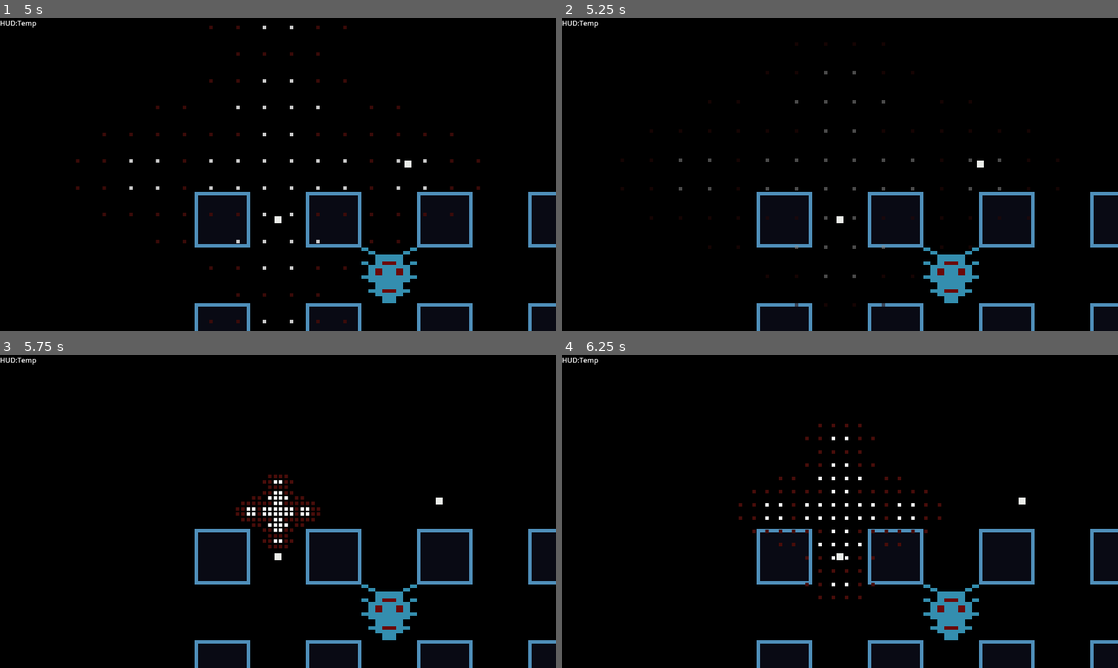
Above: before the commit, frames 1-4 (two rows, left to right).
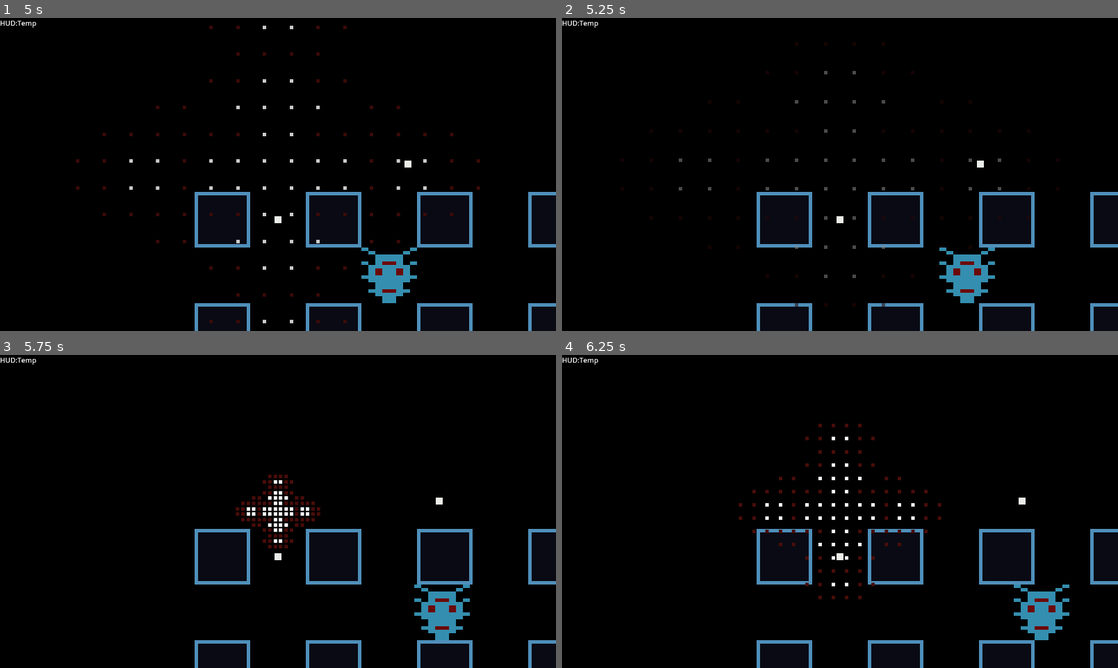
Above: after the commit, the same moments.

Repository: shoggoth/Crossfire
Game: Godot game, scene res://scene/world.tscn
The game is run twice, just before and just after one commit, with the same random seed, the same clock (stepped at 60 frames per second) and the same inputs. The project has no main scene, so this scene is started directly.
Inputs:
- Up to frame 1 (5 s): tap Enter (fire) at 0.5, 1.55, 2.85, 4.35 s; hold D (right) 0.53-1.28 s; hold Enter (fire) 0.53-1.28 s; hold S (down) 1.28-2.03 s; tap Shift (bomb) at 1.35, 3.6 s; hold D (right) 2.03-2.78 s; hold Enter (fire) 2.03-2.78 s; hold W (up) 2.78-3.53 s; hold Enter (fire) 3.53-4.28 s; hold A (left) from 3.53 s (still down)
- Up to frame 2 (5.25 s): release A (left) at 5.03 s; hold S (down) from 5.03 s (still down); hold Enter (fire) from 5.03 s (still down)
- Up to frame 3 (5.75 s): keep holding S (down); keep holding Enter (fire)
- Up to frame 4 (6.25 s): release S (down) at 5.78 s; release Enter (fire) at 5.78 s; hold D (right) from 5.78 s (still down); tap Shift (bomb) at 5.85 s; tap Enter (fire) at 6.05 s

Frame 1 is identical in both runs. In frame 2, 1.1% of the frame differs, in the area x 65-78%, y 73-92%; in frame 3, 2.0%; in frame 4, 2.0%, in the area x 65-92%, y 73-92%.

Commit message:
Enemy moves randomly

Diff:
--- a/scene/enemy.gd
+++ b/scene/enemy.gd
@@ -1,6 +1,5 @@
 class_name Enemy extends CharacterBody2D
 
 
-
 func _on_health_component_health_changed(health):
-	$StateMachine.enter_state_named("Explode")
+	if health == 0: $StateMachine.enter_state_named("Explode")
--- a/scene/enemy.tscn
+++ b/scene/enemy.tscn
@@ -6,6 +6,7 @@
 [ext_resource type="Shader" path="res://shader/explode.gdshader" id="2_jww0j"]
 [ext_resource type="Script" path="res://src/component/health.gd" id="3_1extx"]
 [ext_resource type="Script" path="res://src/state/state_machine.gd" id="6_6fphs"]
+[ext_resource type="Script" path="res://src/component/grid_move.gd" id="6_cugao"]
 [ext_resource type="AudioStream" uid="uid://bdssfhu5dlqm5" path="res://sound/Explode.wav" id="7_ai7yh"]
 
 [sub_resource type="ShaderMaterial" id="ShaderMaterial_fn5vs"]
@@ -24,11 +25,8 @@
 script/source = "extends State
 
 
-@onready var tm = get_meta(\"temp_meta\")
-
-func enter_from(_state: State, _params: Dictionary) -> bool:
-	change_state(\"Move\", {\"player\" : get_meta(\"parent_node\") })
-	return true
+func _on_timer_timeout():
+	change_state(\"Move\", {\"enemy\" : get_meta(\"parent_node\") })
 "
 
 [sub_resource type="GDScript" id="GDScript_vfjmb"]
@@ -47,7 +45,8 @@
 
 
 func _physics_process(_delta):
-	move_component.move(enemy, Vector2.DOWN)
+	var random_vec = Vector2([-1, 0, 1].pick_random(), [-1, 0, 1, 0].pick_random())
+	move_component.move(enemy, random_vec)
 "
 
 [sub_resource type="GDScript" id="GDScript_6sp8q"]
@@ -57,18 +56,18 @@
 
 @export var weapon_component: WeaponComponent
 
-var player: Player
-
-
-func enter_from(_state: State, params: Dictionary) -> bool:
-	player = params[\"player\"] as Player
-	return player != null # TODO: Look at this and in the Player
+var enemy: Enemy
+
+
+func enter_from(state: State, params: Dictionary) -> bool:
+	enemy = params[\"enemy\"] as Enemy
+	return super.enter_from(state, params)
 
 func _process(_delta):
-	if !player.input.fire:
-		sm.enter_state_named(\"Move\", { \"player\" : player })
-	elif player.input.d_pad && weapon_component.can_fire:
-		weapon_component.fire(player, player.input.d_pad)
+	if !weapon_component:
+		sm.enter_state_named(\"Move\", { \"enemy\" : enemy })
+	elif weapon_component.can_fire:
+		weapon_component.fire(enemy, Vector2.UP)
 "
 
 [sub_resource type="GDScript" id="GDScript_4j3dk"]
@@ -228,22 +227,34 @@
 [node name="HealthComponent" type="Node" parent="."]
 script = ExtResource("3_1extx")
 
+[node name="MoveComponent" type="Node" parent="."]
+script = ExtResource("6_cugao")
+speed = 1.5
+quantise_direction = true
+
 [node name="StateMachine" type="Node" parent="." node_paths=PackedStringArray("current_state")]
 script = ExtResource("6_6fphs")
-current_state = NodePath("")
+current_state = NodePath("Idle")
 
 [node name="Idle" type="Node" parent="StateMachine"]
 script = SubResource("GDScript_vpwwn")
 metadata/temp_meta = true
 
-[node name="Move" type="Node" parent="StateMachine"]
+[node name="Timer" type="Timer" parent="StateMachine/Idle"]
+wait_time = 5.0
+one_shot = true
+autostart = true
+
+[node name="Move" type="Node" parent="StateMachine" node_paths=PackedStringArray("move_component")]
 script = SubResource("GDScript_vfjmb")
+move_component = NodePath("../../MoveComponent")
 
 [node name="Fire" type="Node" parent="StateMachine"]
 script = SubResource("GDScript_6sp8q")
 
-[node name="Explode" type="Node" parent="StateMachine"]
+[node name="Explode" type="Node" parent="StateMachine" node_paths=PackedStringArray("health_component")]
 script = SubResource("GDScript_4j3dk")
+health_component = NodePath("../../HealthComponent")
 
 [node name="AnimationPlayer" type="AnimationPlayer" parent="StateMachine/Explode"]
 libraries = {
@@ -253,3 +264,4 @@
 [node name="Explode" type="AudioStreamPlayer" parent="StateMachine/Explode"]
 
 [connection signal="health_changed" from="HealthComponent" to="." method="_on_health_component_health_changed"]
+[connection signal="timeout" from="StateMachine/Idle/Timer" to="StateMachine/Idle" method="_on_timer_timeout"]
--- a/src/state/state_machine.gd
+++ b/src/state/state_machine.gd
@@ -39,5 +39,8 @@
 	if child is State:
 		child.sm = self
 		child.set_meta("parent_node", get_parent())
-		child.process_mode = Node.PROCESS_MODE_DISABLED
-		if child == current_state: child.enter_from.call_deferred(null, {})
+		if child == current_state:
+			child.enter_from.call_deferred(null, {})
+			child.process_mode = Node.PROCESS_MODE_INHERIT
+		else:
+			child.process_mode = Node.PROCESS_MODE_DISABLED
Not shown: 1 places in scene/enemy.tscn that only renumber resources
